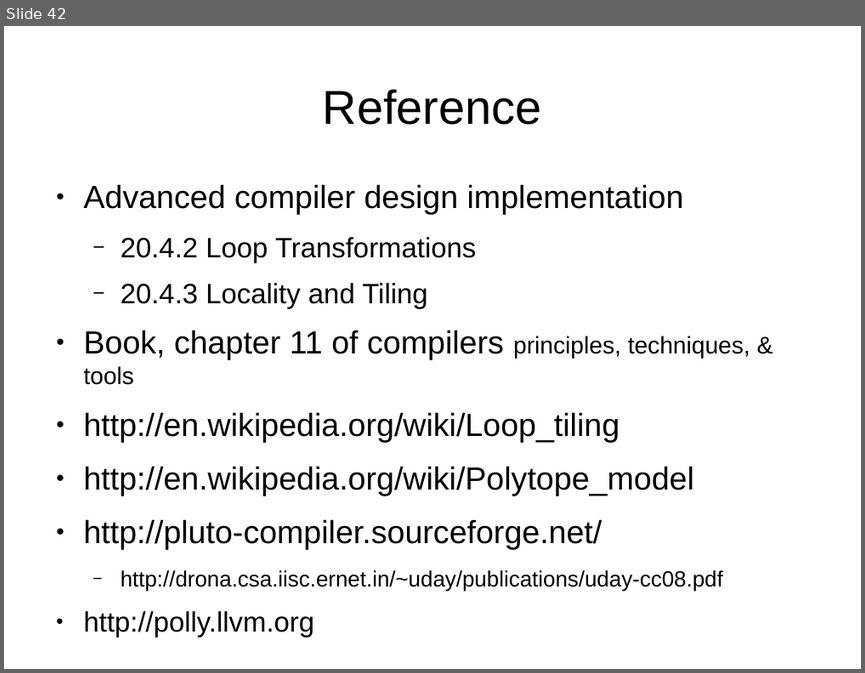
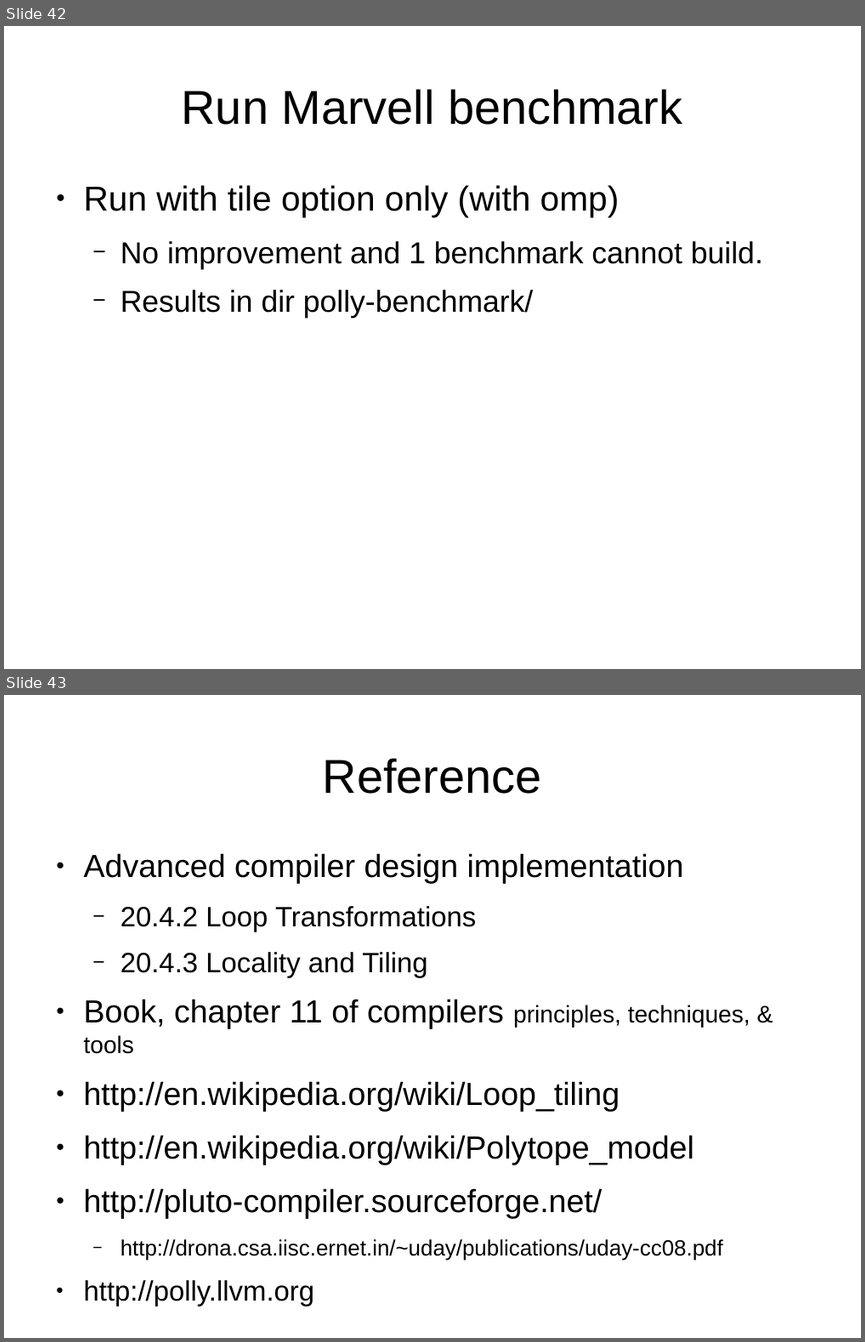
Before and after one commit to Jonathan2251/lbt, a slide deck: note/polly/polly.odp. Shown one above the other, each under a label of ours: slide 42 before the commit, slides 42 and 43 after it. The pictures are 865x673 and 865x1342 pixels, drawn with LibreOffice and Linux fonts; fonts in the diff are those of the drawing. Boxes give left, top, right and bottom in pixels: in the first picture for what was removed or moved away, otherwise in the second. Text is boxed around its words. In the diff, an @@ line names an element or a change of style, - is before the commit and + after.

Commit message:
Add result of run Marvell benchmark with polly

```diff
--- a/note/polly/polly.odp
+++ b/note/polly/polly.odp
@@ slide 42 added at [4, 26, 861, 669], background #FFFFFF @@
@@ title added at [182, 89, 682, 125], 44 pt, text #000000 @@
+Run Marvell benchmark
@@ text added at [84, 185, 763, 318], 28 pt, text #000000 @@
+● Run with tile option only (with omp)
+  − No improvement and 1 benchmark cannot build.
+  − Results in dir polly-benchmark/
@@ what was slide 42 is now slide 43 @@
```
Also in this commit, not shown: 3 slides changed, 14 other files.
